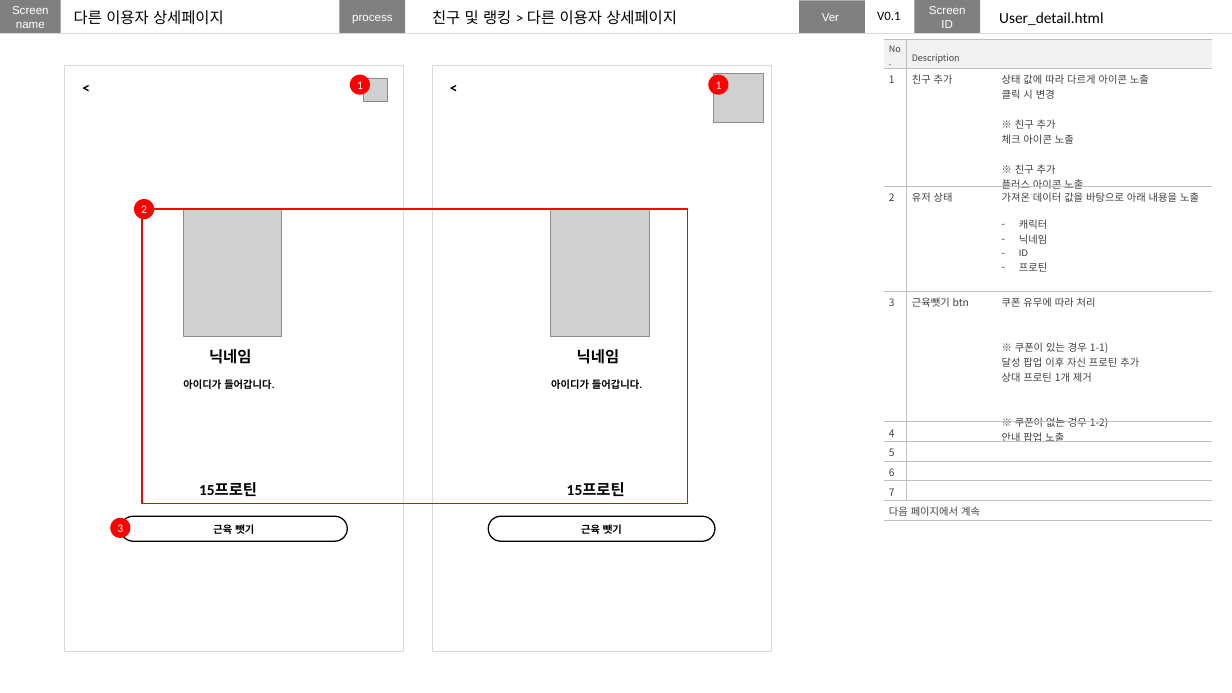
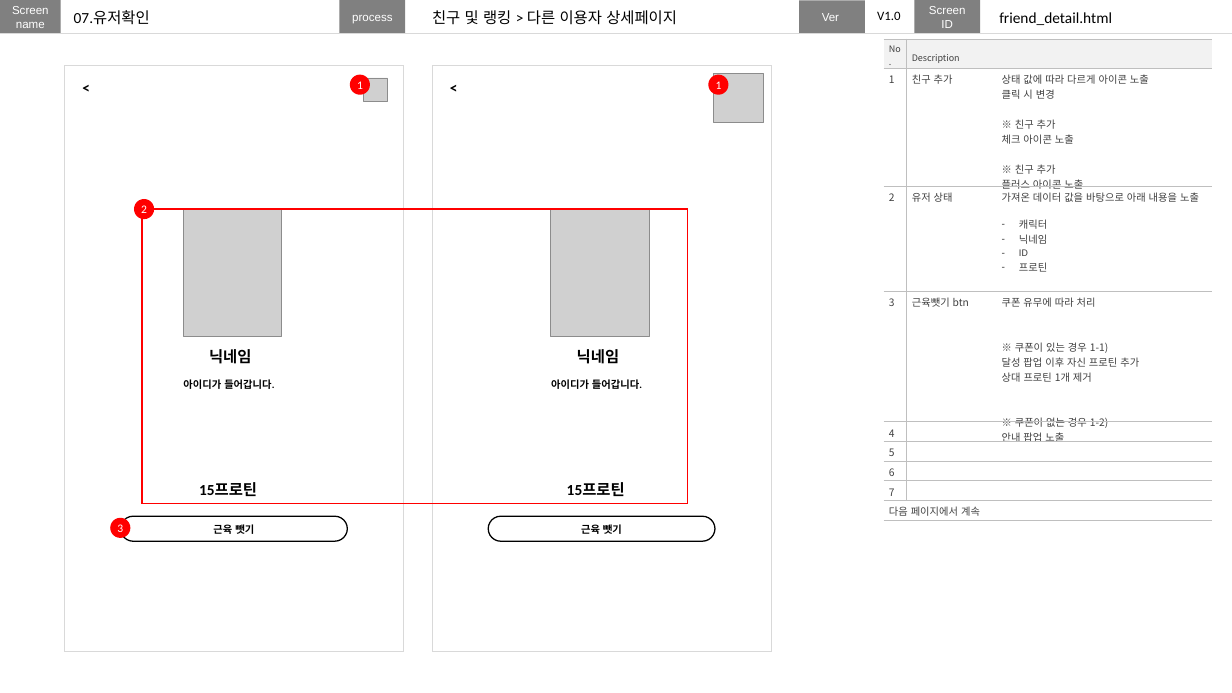
Before and after one commit to nohminkyoung/final_anchovy, a slide deck: slide 29 of plan/finalproject.pptx (slide 34 before the commit). Drawn at 1232x693 pixels with LibreOffice and Linux fonts; fonts in the diff are those of the drawing; grey boxes stand for pictures. Boxes give left, top, right and bottom in pixels: in the first picture for what was removed or moved away, otherwise in the second. Text is boxed around its words. In the diff, an @@ line names an element or a change of style, - is before the commit and + after.

```diff
--- a/plan/finalproject.pptx
+++ b/plan/finalproject.pptx
@@ text removed at [74,10,224,25] @@
-다른 이용자 상세페이지
@@ text added at [74,10,150,25], 12 pt, text #000000 @@
+07.유저확인
@@ text at [877,11,900,20]: text changed @@
-V0.1
+V1.0
@@ text at [999,12,1112,25]: text changed @@
-User_detail.html
+friend_detail.html
```
Also in this commit, not shown: 29 other slides changed, 7 slides added, 9 slides removed.
